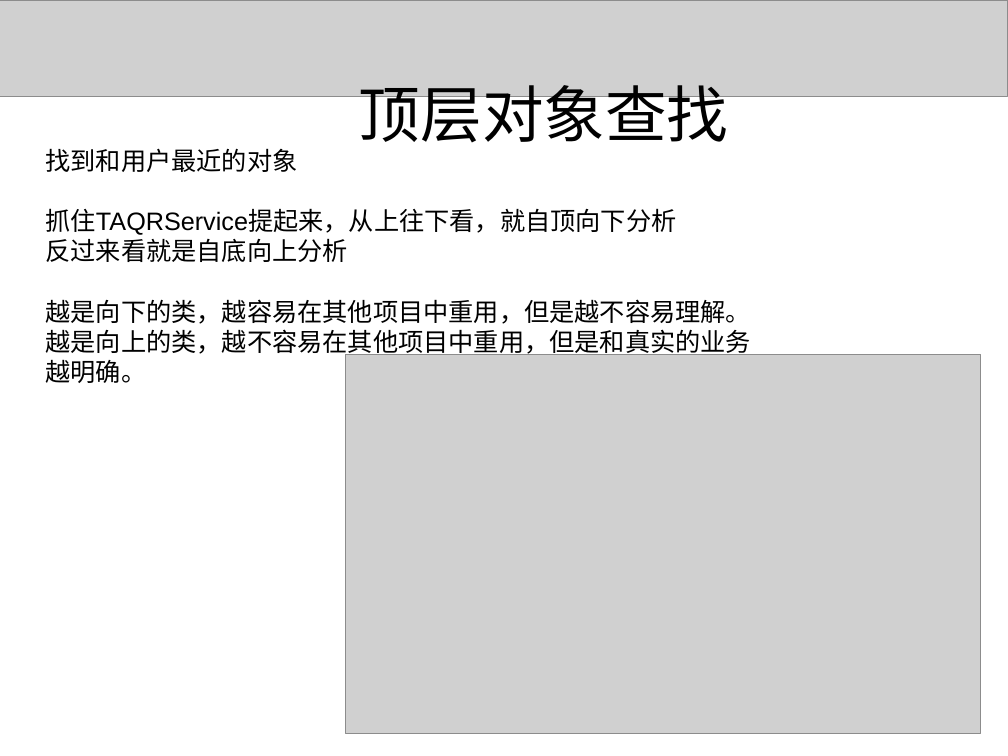
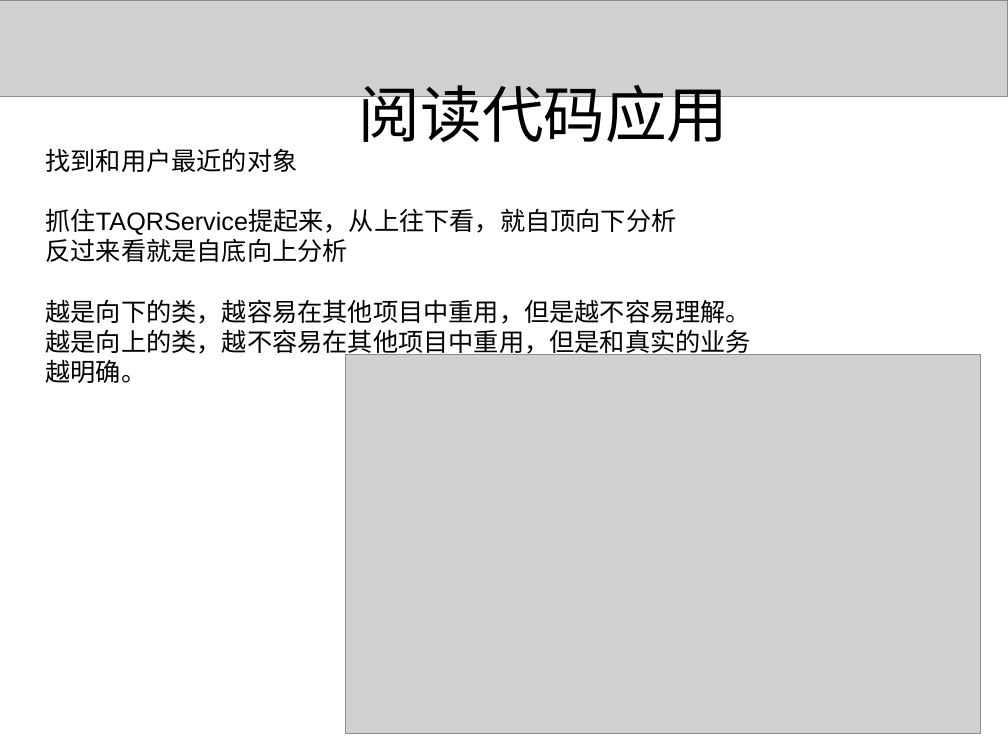
Before and after one commit to 1000copy/delpy, a slide deck: slide 23 of docs/1021project/UML理论和实践.ppt (slide 20 before the commit). Drawn at 1008x756 pixels with LibreOffice and Linux fonts; fonts in the diff are those of the drawing; grey boxes stand for pictures; background and template pictures are left out. Boxes give left, top, right and bottom in pixels: in the first picture for what was removed or moved away, otherwise in the second. Text is boxed around its words. In the diff, an @@ line names an element or a change of style, - is before the commit and + after.

```diff
--- a/docs/1021project/UML理论和实践.ppt
+++ b/docs/1021project/UML理论和实践.ppt
@@ text at bbox=[359, 85, 729, 142]: text changed @@
-顶层对象查找
+阅读代码应用
```
Also in this commit, not shown: 5 other slides changed, 11 slides added, 1 slide removed.
